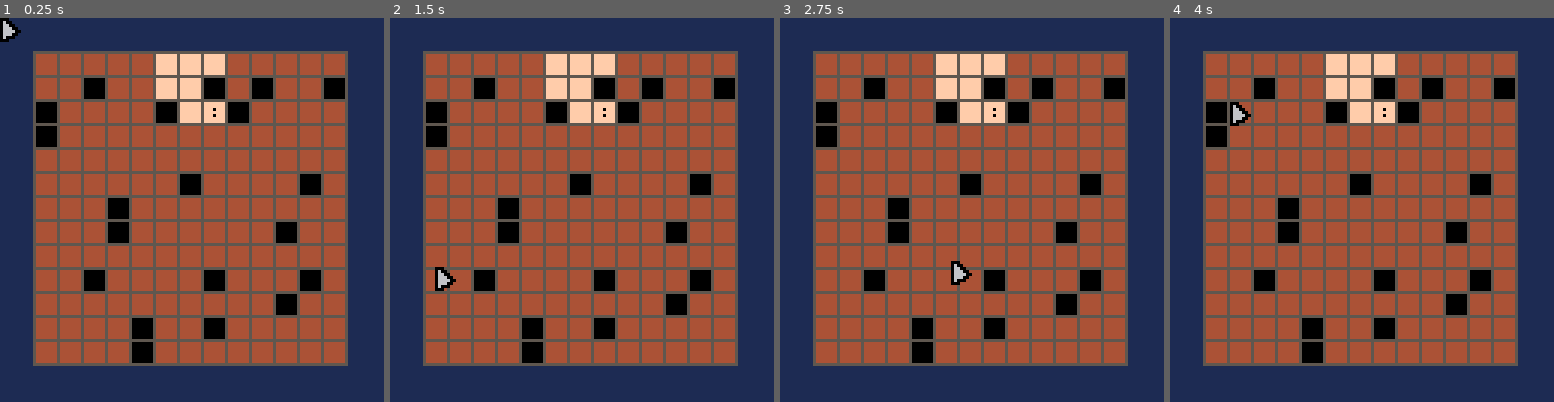
Above: before the commit, frames 1-4 (left to right).
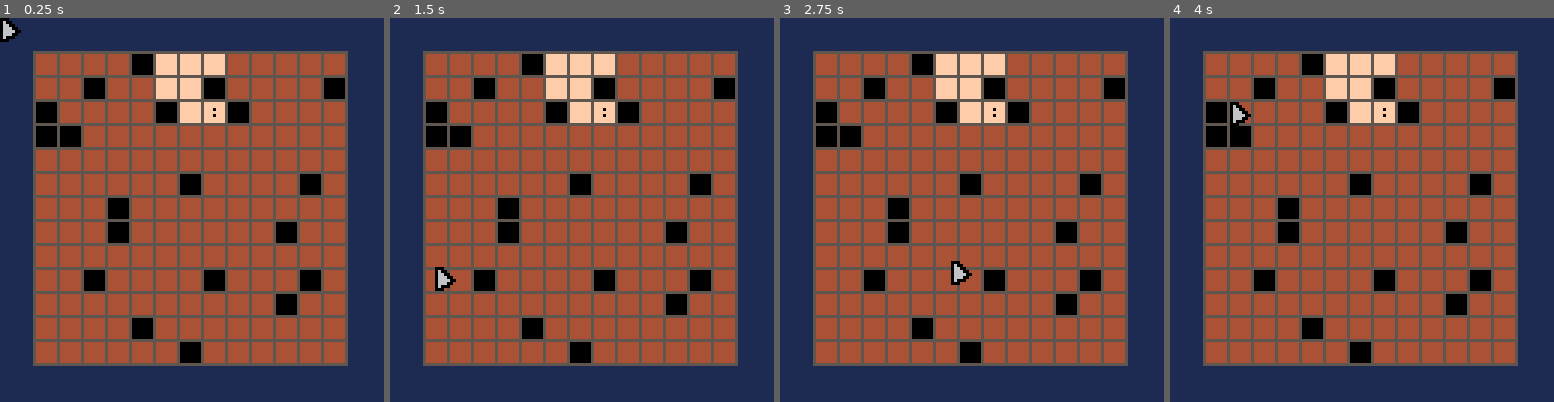
Above: after the commit, the same moments.

Repository: zommerfelds/ldjam57-p8sweeper
Game: PICO-8 cartridge p8sweeper.p8
Two runs of this game, one before a commit and one after it. Both use one fixed random seed, a clock stepped at 60 frames per second and the inputs below.
Inputs (mouse positions are in pixels of both pictures, inside the frame that each line leads up to):
- Up to frame 1 (0.25 s): no input
- Up to frame 2 (1.5 s): click (670, 121) at 0.67 s; click (436, 267) at 1.22 s
- Up to frame 3 (2.75 s): click (887, 114) at 1.77 s; click (952, 259) at 2.32 s
- Up to frame 4 (4 s): click (1404, 106) at 2.87 s; click (1465, 256) at 3.42 s; click (1231, 102) at 3.97 s

The runs differ from the first frame. In frame 1, 1.8% of the frame differs, in the area x 15-72%, y 9-90%; in frame 2, 1.8%; in frame 3, 1.8%; in frame 4, 1.8%.

Commit message:
refactor

Diff:
--- a/generator.lua
+++ b/generator.lua
@@ -11,27 +11,15 @@
 
 -- Initialize the grid
 grid = {}
+visibility = {}
+flags = {}
 for i = 1, GRID_WIDTH do
     grid[i] = {}
+    visibility[i] = {}
+    flags[i] = {}
     for j = 1, GRID_HEIGHT do
         grid[i][j] = EMPTY_FIELD -- Default all fields to empty
-    end
-end
-
--- Initialize the visibility state of the grid
-visibility = {}
-for i = 1, GRID_WIDTH do
-    visibility[i] = {}
-    for j = 1, GRID_HEIGHT do
         visibility[i][j] = false -- Default all fields to covered (not uncovered)
-    end
-end
-
--- Initialize the flags state of the grid
-flags = {}
-for i = 1, GRID_WIDTH do
-    flags[i] = {}
-    for j = 1, GRID_HEIGHT do
         flags[i][j] = false -- Default all fields to unflagged
     end
 end
@@ -49,7 +37,7 @@
 end
 
 -- Place 10 random mines
-place_random_mines(grid, 30)
+place_random_mines(grid, 50)
 
 -- Uncover a 3x3 area at the top middle of the grid
 local start_x = flr(GRID_WIDTH / 2)
